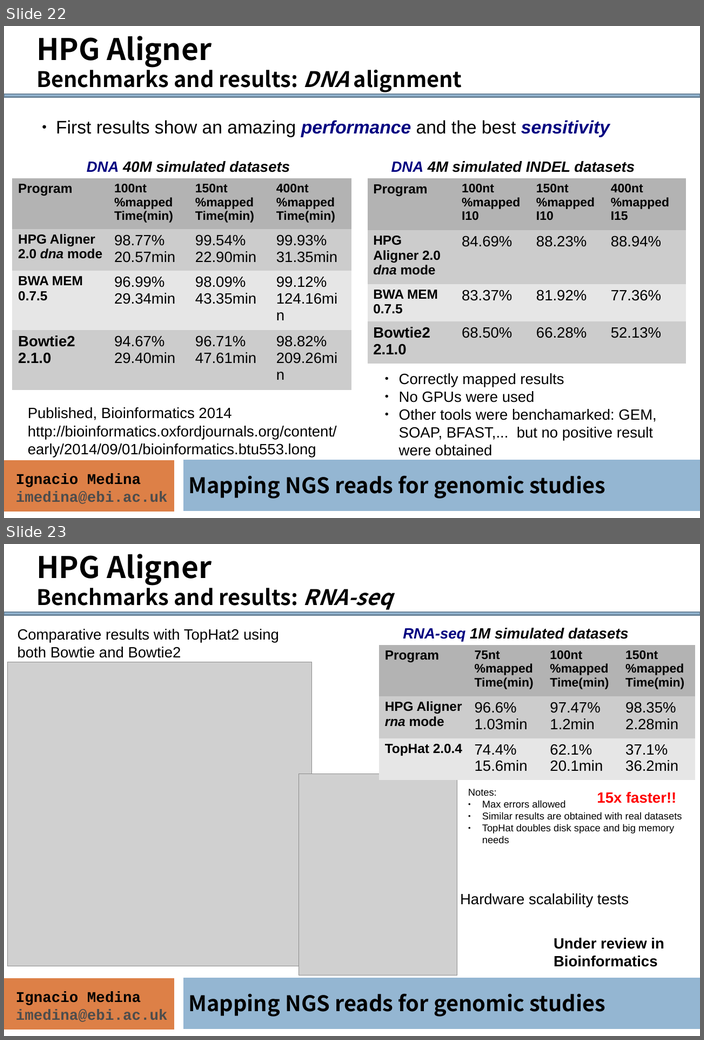
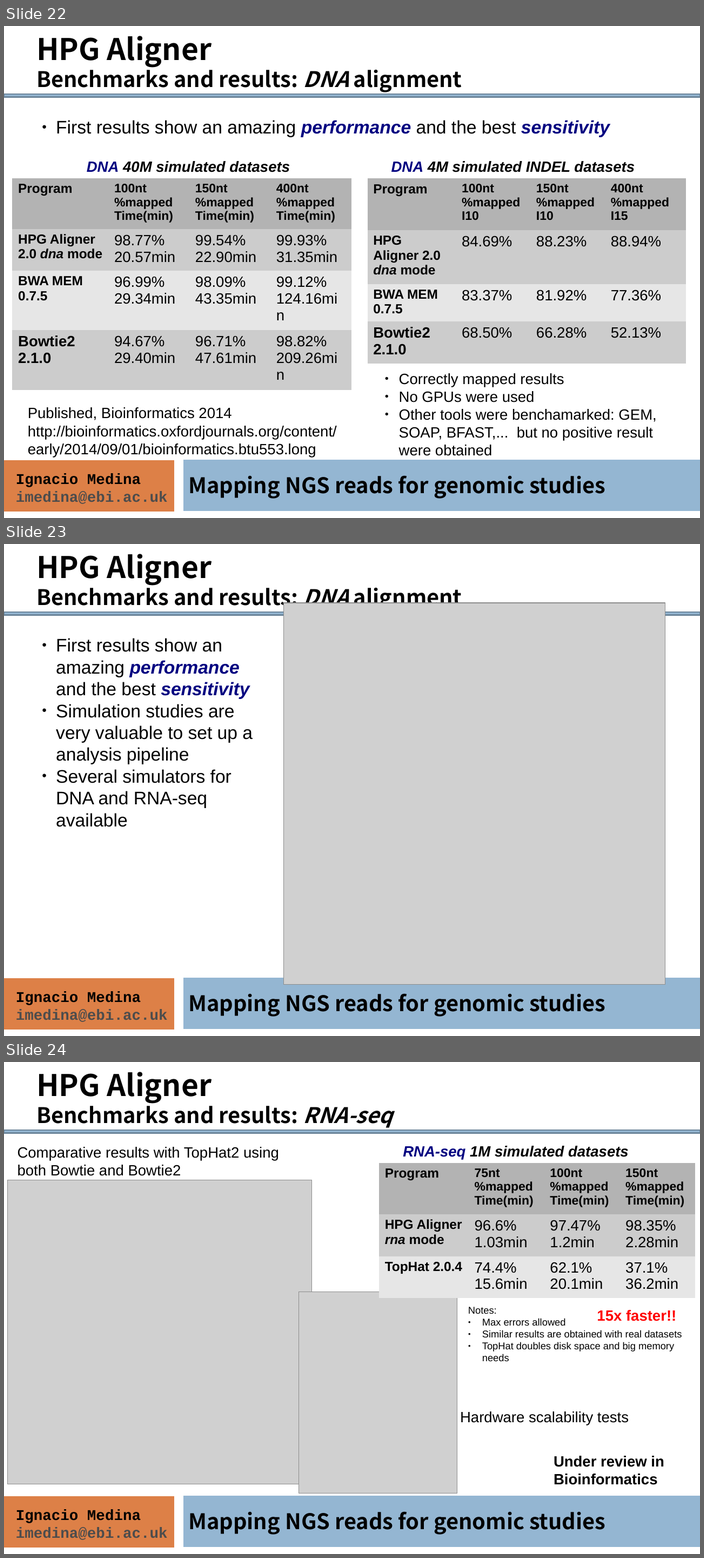
Before and after one commit to ngs-course/ngs-course.github.io, a slide deck: Course_Materials/alignment/presentation/ngs-read-mapping-imedina-mda14.odp. Shown one above the other, each under a label of ours: slides 22 and 23 before the commit, slides 22, 23 and 24 after it. The pictures are 704x1040 and 704x1558 pixels, drawn with LibreOffice and Linux fonts; fonts in the diff are those of the drawing; grey boxes stand for pictures. Boxes give left, top, right and bottom in pixels: in the first picture for what was removed or moved away, otherwise in the second. Text is boxed around its words. In the diff, an @@ line names an element or a change of style, - is before the commit and + after.

Commit message:
NGS alignment presentation updated

```diff
--- a/Course_Materials/alignment/presentation/ngs-read-mapping-imedina-mda14.odp
+++ b/Course_Materials/alignment/presentation/ngs-read-mapping-imedina-mda14.odp
@@ slide 23 added at [4,544,700,1036], background #FFFFFF; not listed: 2 template elements that a slide beside it also shows @@
@@ text added at [36,554,462,612], 26 pt, text #000000, bold @@
+HPG Aligner
+Benchmarks and results: DNA alignment
@@ picture added at [284,603,665,984] @@
@@ freeform shape added at [4,612,700,615], fill #94B6D2, outline #6B859A 1.5 pt @@
@@ text added at [56,638,252,827], 22 pt, text #000000 @@
+● First results show an amazing performance and the best sensitivity
+● Simulation studies are very valuable to set up a analysis pipeline
+● Several simulators for DNA and RNA-seq available
@@ text added at [16,991,168,1022], 18 pt, text #4C4C4C, bold @@
+Ignacio Medina
+imedina@ebi.ac.uk
@@ text added at [188,993,605,1017], 26 pt, text #000000, bold @@
+Mapping NGS reads for genomic studies
@@ what was slide 23 is now slide 24 @@
```
Also in this commit, not shown: 1 other file.
